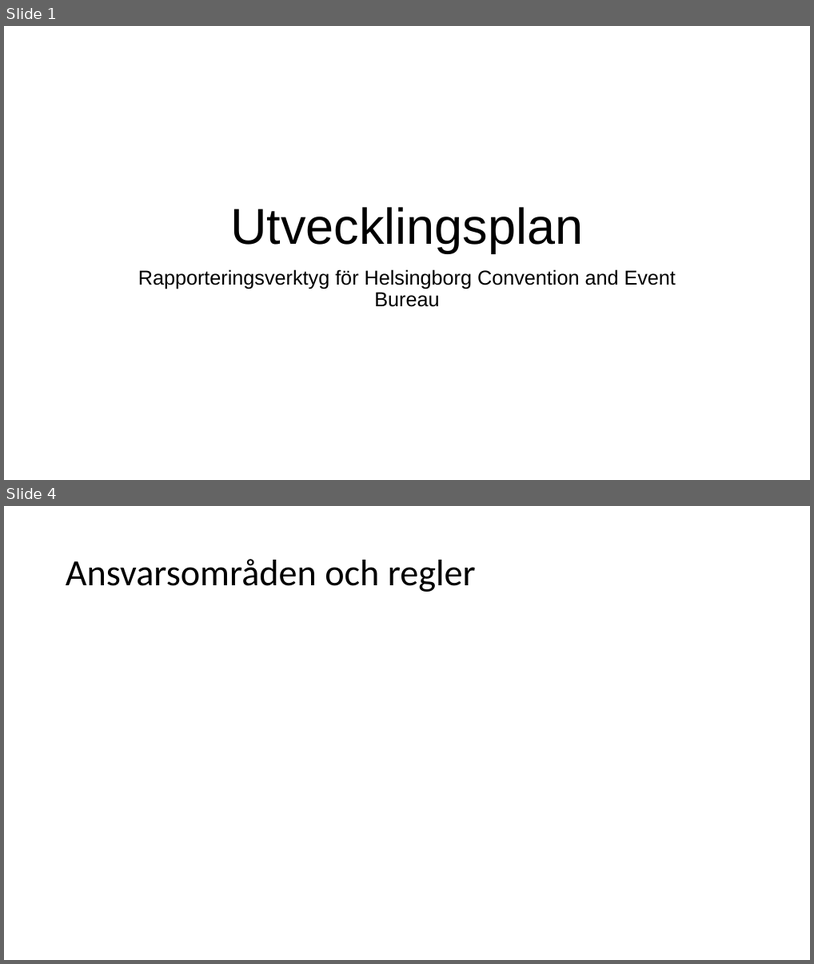
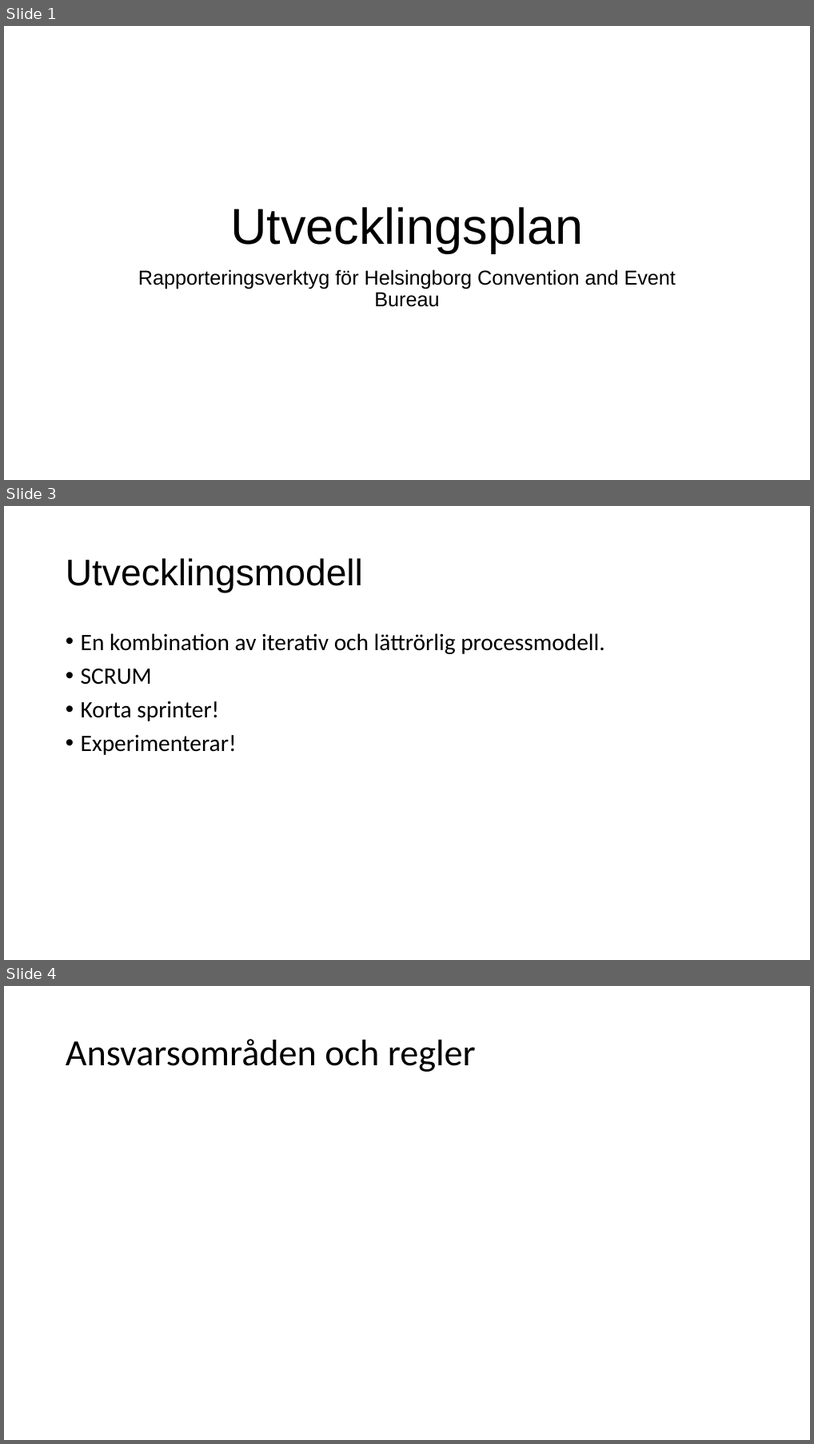
Before and after one commit to Sjofil/HASAB-IDA3, a slide deck: Processrapport/Utvecklingsplan.pptx. Shown one above the other, each under a label of ours: slides 1 and 4 before the commit, slides 1, 3 and 4 after it; the slides between them are not shown. The pictures are 814x964 and 814x1444 pixels, drawn with LibreOffice and Linux fonts; fonts in the diff are those of the drawing. Boxes give left, top, right and bottom in pixels: in the first picture for what was removed or moved away, otherwise in the second. Text is boxed around its words. In the diff, an @@ line names an element or a change of style, - is before the commit and + after.

```diff
--- a/Processrapport/Utvecklingsplan.pptx
+++ b/Processrapport/Utvecklingsplan.pptx
@@ slide 3 added at bbox=[4, 506, 810, 960], background #FFFFFF @@
@@ title added at bbox=[66, 558, 363, 593], 44 pt, text #000000 @@
+Utvecklingsmodell
@@ text added at bbox=[81, 633, 605, 755], 28 pt, text #000000 @@
+• En kombination av iterativ och lättrörlig processmodell.
+• SCRUM
+• Korta sprinter!
+• Experimenterar!
```
Also in this commit, not shown: 1 slide changed, 2 other slides added, 3 slides removed.
